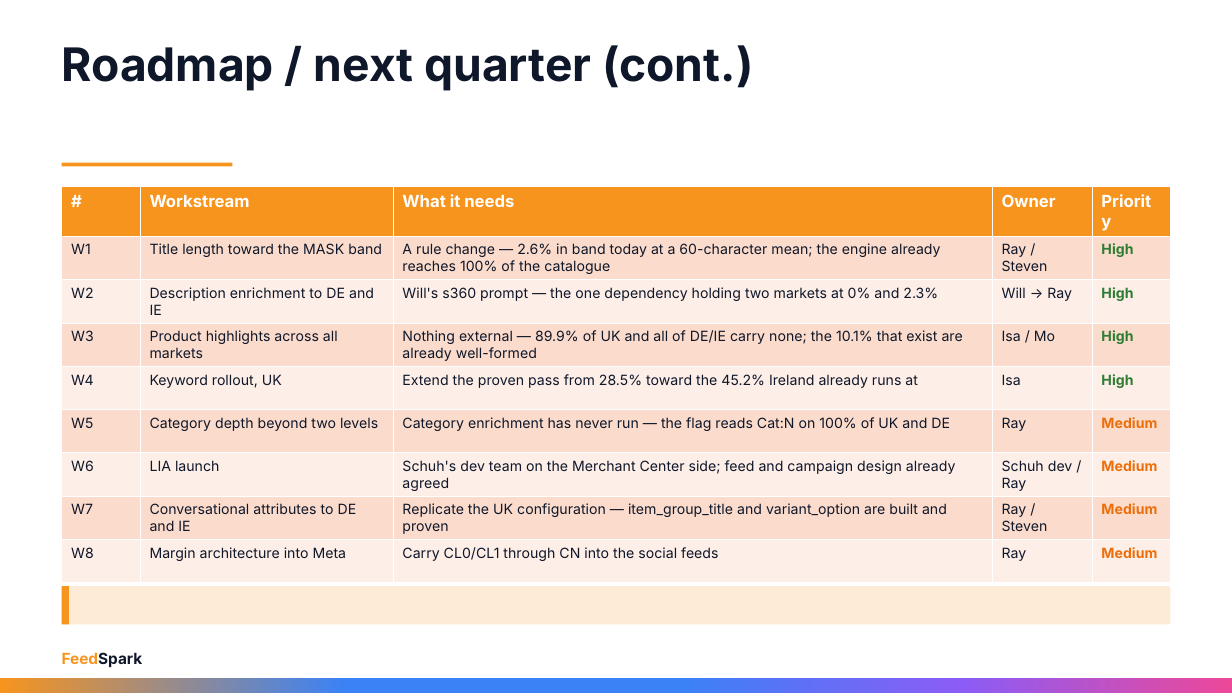
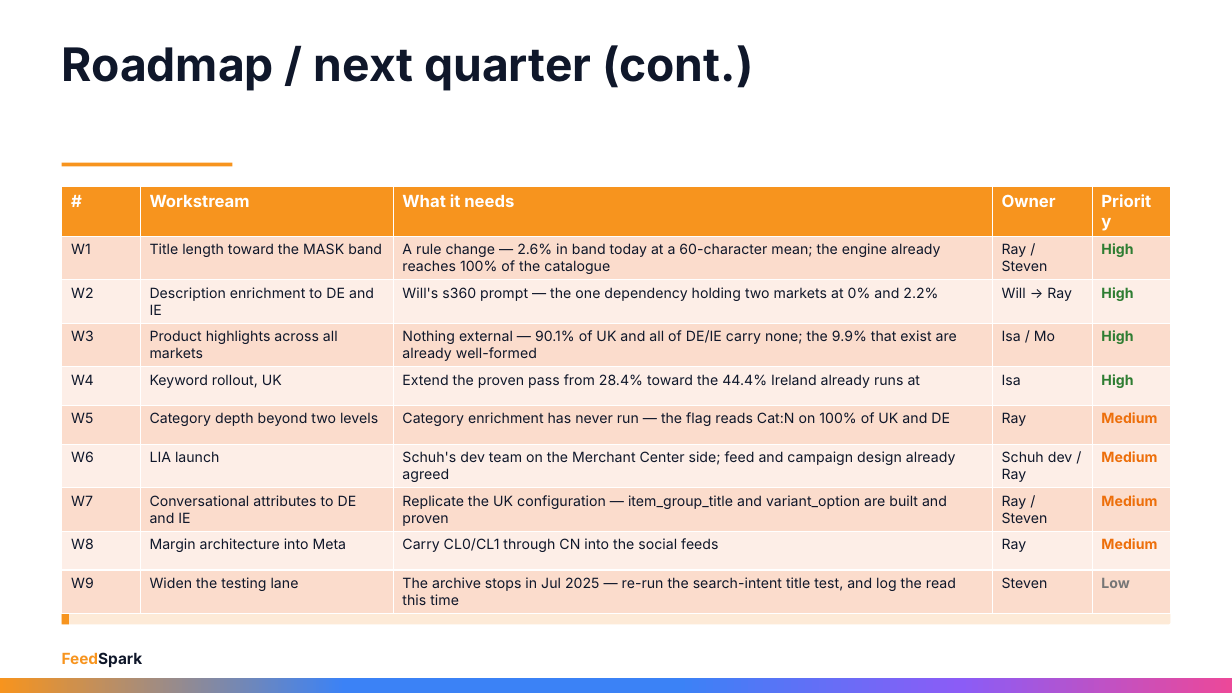
Before and after one commit to rayvtt/feedspark, a slide deck: slide 32 of docs/materials/Schuh_Strategy_Review_Sep26.pptx (slide 33 before the commit). Drawn at 1232x693 pixels with LibreOffice and Linux fonts; fonts in the diff are those of the drawing. Boxes give left, top, right and bottom in pixels: in the first picture for what was removed or moved away, otherwise in the second. Text is boxed around its words. In the diff, an @@ line names an element or a change of style, - is before the commit and + after.

```diff
--- a/docs/materials/Schuh_Strategy_Review_Sep26.pptx
+++ b/docs/materials/Schuh_Strategy_Review_Sep26.pptx
@@ table at [62,187,1171,609] @@
-row 3, column 3: Will's s360 prompt — the one dependency holding two markets at 0% and 2.3%
+row 3, column 3: Will's s360 prompt — the one dependency holding two markets at 0% and 2.2%
-row 4, column 3: Nothing external — 89.9% of UK and all of DE/IE carry none; the 10.1% that exist are already well-formed
+row 4, column 3: Nothing external — 90.1% of UK and all of DE/IE carry none; the 9.9% that exist are already well-formed
-row 5, column 3: Extend the proven pass from 28.5% toward the 45.2% Ireland already runs at
+row 5, column 3: Extend the proven pass from 28.4% toward the 44.4% Ireland already runs at
+row 10: W9 | Widen the testing lane | The archive stops in Jul 2025 — re-run the search-intent title test, and log the read this time | Steven | Low
```
Also in this commit, not shown: 22 other slides changed, 5 slides added, 7 slides removed, 2 other files.
